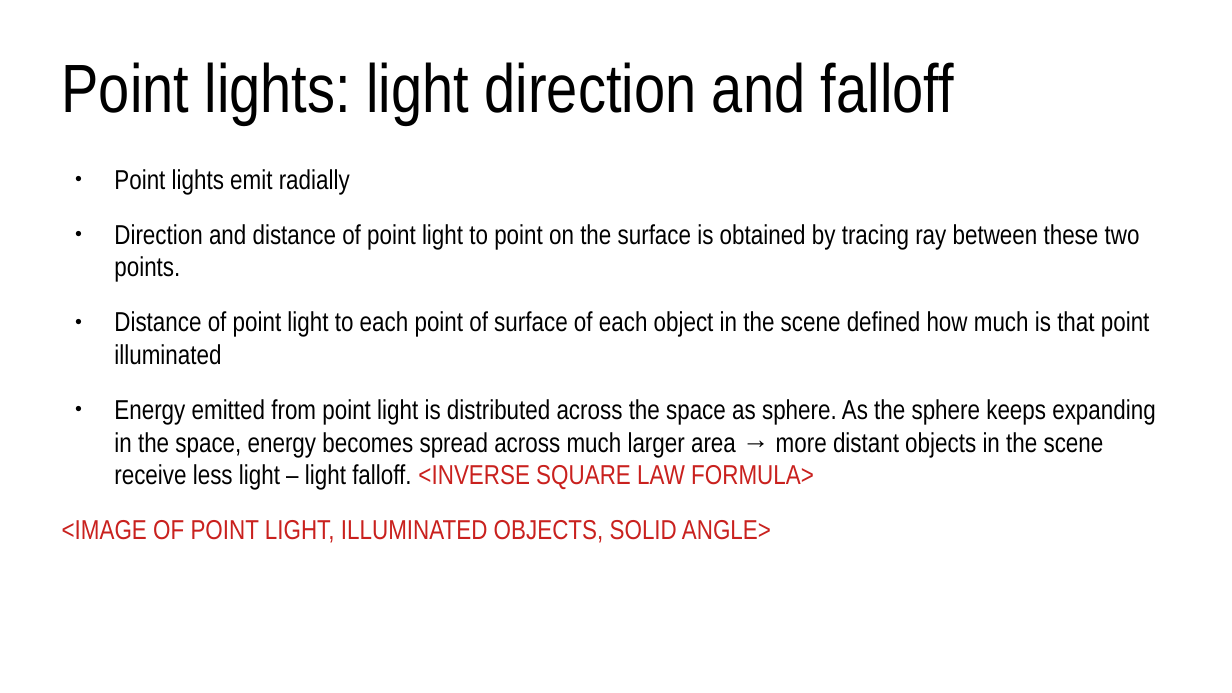
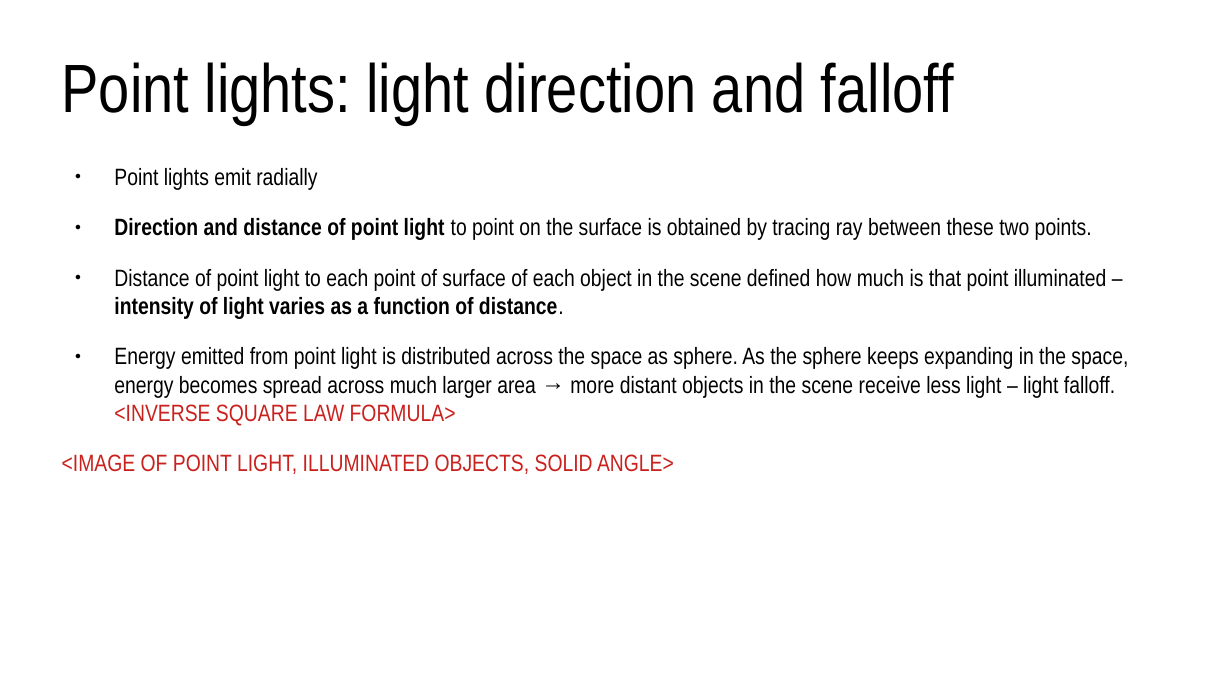
Before and after one commit to lorentzo/IntroductionToComputerGraphics, a slide deck: slide 28 of lectures/3_foundations_3d_scene/3_3_light.odp (slide 20 before the commit). Drawn at 1232x693 pixels with LibreOffice and Linux fonts; fonts in the diff are those of the drawing. Boxes give left, top, right and bottom in pixels: in the first picture for what was removed or moved away, otherwise in the second. Text is boxed around its words. In the diff, an @@ line names an element or a change of style, - is before the commit and + after.

Commit message:
light

```diff
--- a/lectures/3_foundations_3d_scene/3_3_light.odp
+++ b/lectures/3_foundations_3d_scene/3_3_light.odp
@@ text at <box>62,168,1128,474</box>: size 17.6 to 15.2 pt in "Point lights emit radially", "Direction and distance of point light to ...", "Energy emitted from point light is distributed ...", "<IMAGE OF POINT LIGHT, ILLUMINATED OBJECTS, SOLID ..."; bold on in "Direction and distance of point light" @@
@@ text at <box>114,269,1106,319</box>: text changed; size 17.6 to 15.2 pt @@
-● Distance of point light to each point of surface of each object in the scene defined how much is that point illuminated
+● Distance of point light to each point of surface of each object in the scene defined how much is that point illuminated – intensity of light varies as a function of distance.
```
Also in this commit, not shown: 10 other slides changed, 13 slides added, 2 slides removed, 11 other files.
